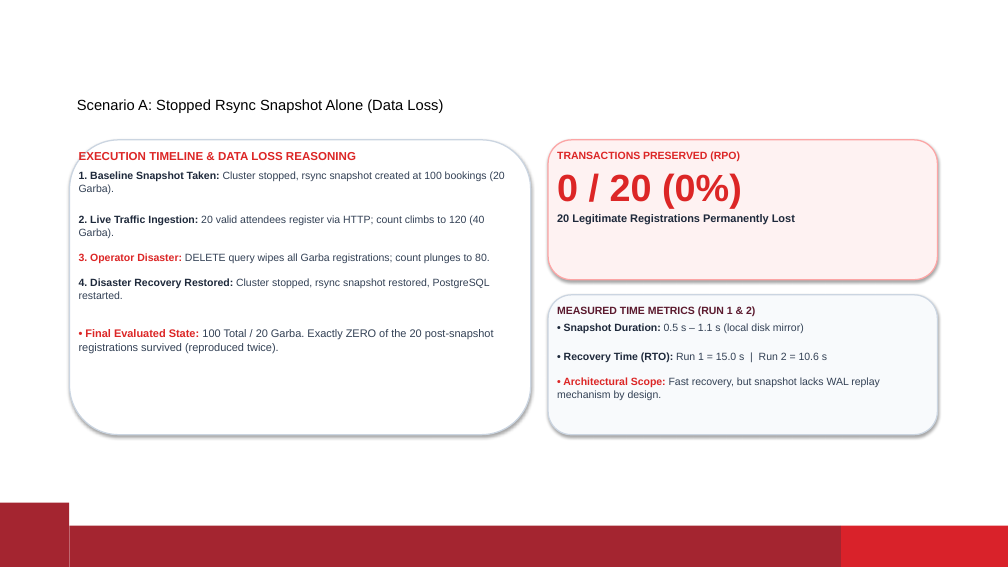
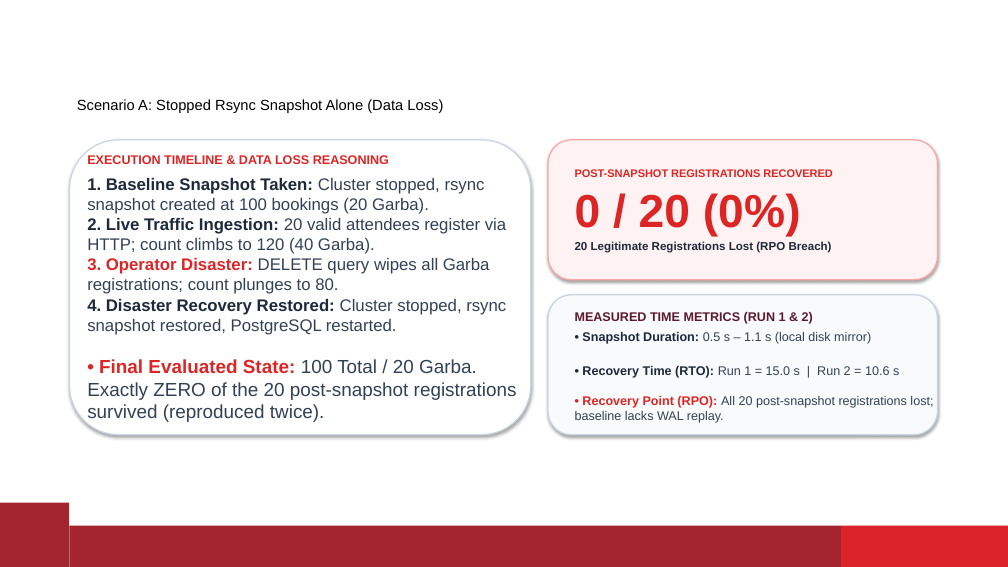
Before and after one commit to Aaryan-Sharma-5/devops_ia, a slide deck: slide 9 of docs/pgbackrest_ia_presentation.pptx. Drawn at 1008x567 pixels with LibreOffice and Linux fonts; fonts in the diff are those of the drawing; background and template pictures are left out. Boxes give left, top, right and bottom in pixels: in the first picture for what was removed or moved away, otherwise in the second. Text is boxed around its words. In the diff, an @@ line names an element or a change of style, - is before the commit and + after.

```diff
--- a/docs/pgbackrest_ia_presentation.pptx
+++ b/docs/pgbackrest_ia_presentation.pptx
@@ text "EXECUTION TIMELINE & DATA LOSS ...": place and size @@
-text "EXECUTION TIMELINE & DATA LOSS ..." at [79,151,505,353]
+text "EXECUTION TIMELINE & DATA LOSS ..." at [87,155,517,422]
@@ text "EXECUTION TIMELINE & DATA LOSS ..." at [87,155,517,422]: size 11 to 12 pt in "EXECUTION TIMELINE & DATA LOSS REASONING"; size 10 to 16 pt in "1. Baseline Snapshot Taken: Cluster stopped, rsync ...", "2. Live Traffic Ingestion: 20 valid attendees ...", "3. Operator Disaster: DELETE query wipes all ...", "4. Disaster Recovery Restored: Cluster stopped, rsync ..."; size 10.5 to 18 pt in "• Final Evaluated State: 100 Total / ..." @@
@@ text "POST-SNAPSHOT REGISTRATIONS RECOVERED": place and size @@
-text "POST-SNAPSHOT REGISTRATIONS RECOVERED" at [557,151,795,224]
+text "POST-SNAPSHOT REGISTRATIONS RECOVERED" at [575,169,832,253]
@@ text at [575,169,832,177]: text changed; size 10 to 10.5 pt @@
-TRANSACTIONS PRESERVED (RPO)
+POST-SNAPSHOT REGISTRATIONS RECOVERED
@@ text at [575,193,801,237]: size 36 to 44 pt in "0 / 20 (0%)" @@
@@ text at [575,241,832,253]: text changed; size 10.5 to 11 pt @@
-20 Legitimate Registrations Permanently Lost
+20 Legitimate Registrations Lost (RPO Breach)
@@ text "MEASURED TIME METRICS (RUN 1 ...": place and size @@
-text "MEASURED TIME METRICS (RUN 1 ..." at [557,306,880,400]
+text "MEASURED TIME METRICS (RUN 1 ..." at [575,312,933,423]
@@ text at [575,312,899,378]: size 10 to 12 pt in "MEASURED TIME METRICS (RUN 1 & 2)", "• Snapshot Duration: 0.5 s – 1.1 ...", "• Recovery Time (RTO): Run 1 = ..." @@
@@ text at [575,396,933,423]: text changed; size 10 to 12 pt @@
-• Architectural Scope: Fast recovery, but snapshot lacks WAL replay mechanism by design.
+• Recovery Point (RPO): All 20 post-snapshot registrations lost; baseline lacks WAL replay.
```
Also in this commit, not shown: 11 other slides changed, 13 other files.
